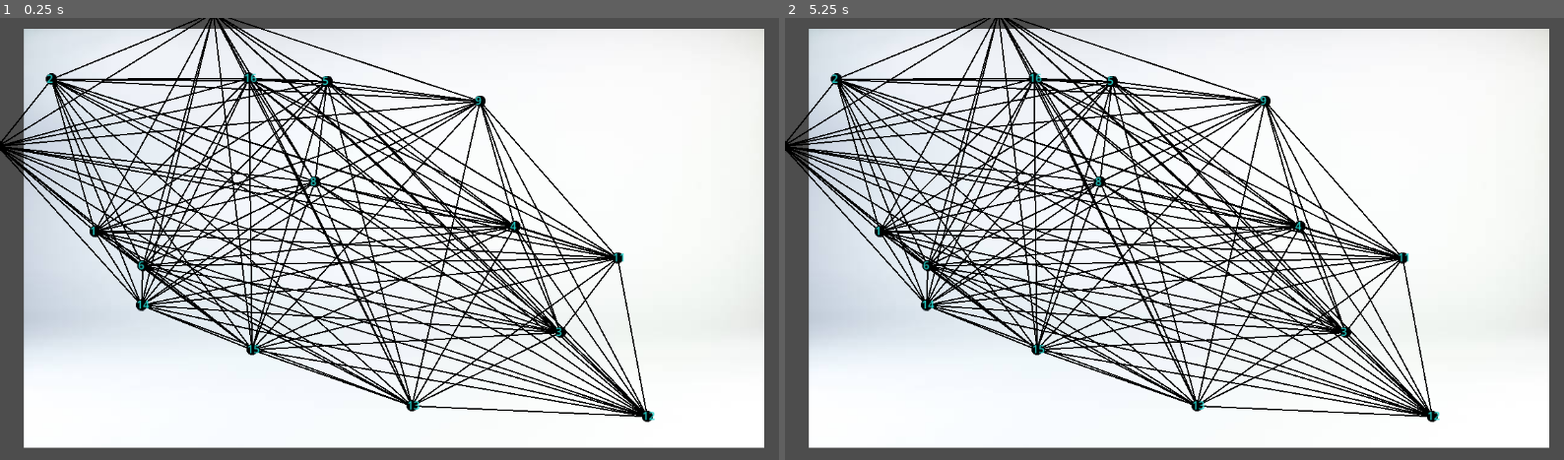
Above: before the commit, frames 1-2 (left to right).
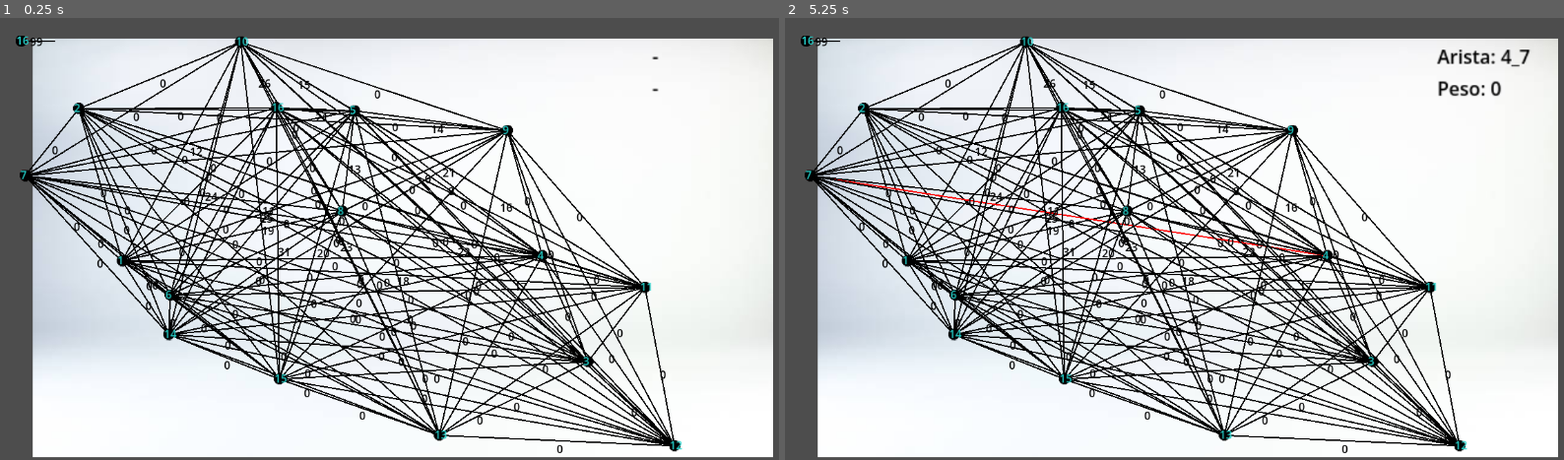
Above: after the commit, the same moments.

Repository: daviddiazm/grafos_en_godot
Game: Godot game, scene res://escenes/init.tscn
Same seed, same stepped clock (60 frames per second), same inputs: the game is played once before the commit and once after it.
Inputs (mouse positions are in pixels of both pictures, inside the frame that each line leads up to):
- Up to frame 1 (0.25 s): no input
- Up to frame 2 (5.25 s): tap Enter at 0.5, 2, 3.5 s; move the mouse to (1353, 216) at 0.52 s; tap Space at 1.25, 2.75, 4.25 s; move the mouse to (1018, 261) at 1.27 s; move the mouse to (1260, 141) at 2.02 s; move the mouse to (1135, 327) at 2.77 s; move the mouse to (1415, 305) at 3.52 s; move the mouse to (940, 172) at 4.27 s; move the mouse to (1221, 239) at 5.02 s

The runs differ from the first frame. In frame 1, 33% of the frame differs, in the area x 0-100%, y 0-100%; in frame 2, 34%.

Commit message:
falta busqueda y refactorizar

Diff:
--- a/escenes/arista.gd
+++ b/escenes/arista.gd
@@ -1,11 +1,46 @@
-extends Node2D
+extends Area2D
 class_name Arista
 
-# Called when the node enters the scene tree for the first time.
+signal mouse_enter_custom(arista: Arista)
+signal mouse_exit_custom(arista: Arista)
+
+@onready var line: Line2D = $Line2D
+@onready var collision: CollisionShape2D = $CollisionShape2D
+@onready var peso_label: Label = $peso
+
+var COLOR_NORMAL := Color.BLACK
+const COLOR_HOVER := Color.RED
+
+var id_arista: String = ""
+var peso_valor: int = 0
+
 func _ready() -> void:
-	pass # Replace with function body.
+	mouse_entered.connect(_on_mouse_entered)
+	mouse_exited.connect(_on_mouse_exited)
 
 
-# Called every frame. 'delta' is the elapsed time since the previous frame.
-func _process(delta: float) -> void:
-	pass
+func create_line(pos1: Vector2, pos2: Vector2, id: String, peso: int) -> void:
+	id_arista = id
+	peso_valor = peso
+	peso_label.text = str(peso)
+
+	var formaCollision = RectangleShape2D.new()
+	line.add_point(pos1)
+	line.add_point(pos2)
+	formaCollision.set_size(Vector2(pos1.distance_to(pos2), line.width))
+	collision.shape = formaCollision
+	collision.position = (pos1 + pos2) / 2
+	peso_label.position = (pos1 + pos2) / 2.0
+	collision.rotation = pos1.angle_to_point(pos2)
+
+func change_normal_color(color: String) ->void:
+	if color:
+		COLOR_NORMAL = color
+
+func _on_mouse_entered() -> void:
+	mouse_enter_custom.emit(self)
+	line.default_color = COLOR_HOVER
+
+func _on_mouse_exited() -> void:
+	mouse_exit_custom.emit(self)
+	line.default_color = COLOR_NORMAL
--- a/escenes/arista.tscn
+++ b/escenes/arista.tscn
@@ -1,8 +1,26 @@
 [gd_scene format=3 uid="uid://b7amjvgh8cse8"]
 
-[node name="Arista" type="Node2D" unique_id=446514048]
+[ext_resource type="Script" uid="uid://0pqhbt6nbx2q" path="res://escenes/arista.gd" id="1_tx3d0"]
+
+[sub_resource type="SegmentShape2D" id="SegmentShape2D_tx3d0"]
+b = Vector2(50, 0)
+
+[node name="Arista" type="Area2D" unique_id=1900144681]
+script = ExtResource("1_tx3d0")
 
 [node name="Line2D" type="Line2D" parent="." unique_id=1823689148]
 points = PackedVector2Array(0, 0, 50, 0)
 width = 2.0
 default_color = Color(0, 0, 0, 1)
+
+[node name="CollisionShape2D" type="CollisionShape2D" parent="." unique_id=950518382]
+shape = SubResource("SegmentShape2D_tx3d0")
+debug_color = Color(0.98852986, 0, 0.30617028, 0.41960785)
+
+[node name="peso" type="Label" parent="." unique_id=1754792468]
+modulate = Color(0, 0, 0, 1)
+offset_left = 13.0
+offset_top = -11.0
+offset_right = 46.0
+offset_bottom = 12.0
+text = "99"
--- a/escenes/graph_system.gd
+++ b/escenes/graph_system.gd
@@ -4,11 +4,19 @@
 @onready var vertice: Vertice = $"../Vertice"
 @onready var fondo: Sprite2D = $"../Sprite2D"
 @onready var arista: Arista = $"../Arista"
+@onready var label_id: Label = $"../VBoxContainer/IdArista"
+@onready var label_peso: Label = $"../VBoxContainer/Peso_f"
+#@onready var vertice: PackedScene
 
-#@onready var vertice: PackedScene
+func _ready() -> void:
+	arista.mouse_enter_custom.connect(_on_arista_mouse_enter_custom)
+	arista.mouse_exit_custom.connect(_on_arista_mouse_exit_custom)
+	label_id.text = "-"
+	label_peso.text = "-"
 
 var adjacency_list: Dictionary = {}
 var visual_vertices: Dictionary = {}
+var drawn_edges: Dictionary = {}
 
 func add_vertex(id: int) -> void:
 	if not adjacency_list.has(id):
@@ -23,7 +31,6 @@
 
 	if not v1 in adjacency_list[v2]:
 		adjacency_list[v2].append(v1)
-
 
 
 func generate_linear_graph(num_vertices: int) -> void:
@@ -57,7 +64,6 @@
 	impl_graph()
 
 
-
 func impl_graph() -> void:
 	var init := get_parent()
 	var spriteSize = fondo.texture.get_size() * fondo.scale
@@ -73,26 +79,51 @@
 		var laberlVertice = instancia.get_node("Label") as Label
 		laberlVertice.set_text(str(vertex_id))
 		visual_vertices[vertex_id] = instancia
-	var drawn_edges = []
 
 	for v1 in adjacency_list.keys():
 		for v2 in adjacency_list[v1]:
-
 			var min_v = min(v1, v2)
 			var max_v = max(v1, v2)
 			var edge_id = str(min_v) + "_" + str(max_v)
 
-			if not edge_id in drawn_edges:
-				drawn_edges.append(edge_id)
-				#print(drawn_edges)
-				_dibujar_linea(visual_vertices[v1].position, visual_vertices[v2].position)
+			if not edge_id in drawn_edges.keys():
+				#drawn_edges.append(edge_id)
+				drawn_edges[edge_id] = {min_v:{}, max_v:{}, arista: {}}
+				_dibujar_linea(visual_vertices[v1].position, visual_vertices[v2].position, edge_id)
+	# print(visual_vertices)
 
-func _dibujar_linea(pos1: Vector2, pos2: Vector2) -> void:
+func _dibujar_linea(pos1: Vector2, pos2: Vector2, edge_id: String) -> void:
 	var init := get_parent()
-	var nueva_arista = arista.get_node("Line2D").duplicate() as Line2D
-	nueva_arista.clear_points()
+	var nueva_arista = arista.duplicate() as Arista
+	init.add_child(nueva_arista)
 
-	nueva_arista.add_point(pos1)
-	nueva_arista.add_point(pos2)
+	var line = nueva_arista.get_node("Line2D") as Line2D
+	line.clear_points()
 
-	init.add_child(nueva_arista)
+	var peso = 0
+
+	var edge_split = edge_id.split("_")
+	var vector_edge_1 = int(edge_split[0])
+	var vector_edge_2 = int(edge_split[1])
+
+	#if vector_edge_1 % 5 == 0 and vector_edge_2 % 5 == 0:
+	if vector_edge_1 % 5 == 0:
+		peso = vector_edge_1 + vector_edge_2
+		#nueva_arista.change_normal_color("BLUE")
+		nueva_arista.COLOR_NORMAL = Color.GREEN
+
+
+	nueva_arista.create_line(pos1, pos2, edge_id, peso)
+
+	nueva_arista.mouse_enter_custom.connect(_on_arista_mouse_enter_custom)
+	nueva_arista.mouse_exit_custom.connect(_on_arista_mouse_exit_custom)
+
+
+func _on_arista_mouse_enter_custom(a: Arista) -> void:
+	label_id.text = "Arista: " + a.id_arista
+	label_peso.text = "Peso: " + str(a.peso_valor)
+
+
+func _on_arista_mouse_exit_custom(_a: Arista) -> void:
+	label_id.text = "-"
+	label_peso.text = "-"
--- a/escenes/init.tscn
+++ b/escenes/init.tscn
@@ -6,7 +6,6 @@
 [ext_resource type="PackedScene" uid="uid://dtleld6ktkoxi" path="res://escenes/vertice.tscn" id="3_21oup"]
 [ext_resource type="Script" uid="uid://bbttnqp4mnfcw" path="res://escenes/graph_system.gd" id="4_iic68"]
 [ext_resource type="PackedScene" uid="uid://b7amjvgh8cse8" path="res://escenes/arista.tscn" id="6_wnsga"]
-[ext_resource type="Script" uid="uid://0pqhbt6nbx2q" path="res://escenes/arista.gd" id="7_yoho1"]
 
 [sub_resource type="ShaderMaterial" id="ShaderMaterial_21oup"]
 shader = ExtResource("1_2vt4m")
@@ -17,12 +16,12 @@
 
 [node name="Sprite2D" type="Sprite2D" parent="." unique_id=249717302]
 material = SubResource("ShaderMaterial_21oup")
-position = Vector2(586.00006, 332.00003)
+position = Vector2(559.00006, 303)
 scale = Vector2(1.7712417, 1.3347827)
 texture = ExtResource("1_6afh4")
 
 [node name="Camera2D" type="Camera2D" parent="." unique_id=1483352768]
-position = Vector2(585, 333)
+position = Vector2(545, 290)
 
 [node name="GraphSystem" type="Node" parent="." unique_id=380066269]
 script = ExtResource("4_iic68")
@@ -30,4 +29,20 @@
 [node name="Vertice" parent="." unique_id=1817431897 instance=ExtResource("3_21oup")]
 
 [node name="Arista" parent="." unique_id=446514048 instance=ExtResource("6_wnsga")]
-script = ExtResource("7_yoho1")
+
+[node name="VBoxContainer" type="VBoxContainer" parent="." unique_id=501219948]
+offset_left = 924.0
+offset_top = 1.9999981
+offset_right = 993.87177
+offset_bottom = 52.0
+scale = Vector2(1.7223003, 1.7319757)
+
+[node name="IdArista" type="Label" parent="VBoxContainer" unique_id=651406516]
+modulate = Color(0, 0, 0, 1)
+layout_mode = 2
+text = "hola"
+
+[node name="Peso_f" type="Label" parent="VBoxContainer" unique_id=408582736]
+modulate = Color(0, 0, 0, 1)
+layout_mode = 2
+text = "99"
--- a/escenes/vertice.gd
+++ b/escenes/vertice.gd
@@ -8,5 +8,5 @@
 
 
 # Called every frame. 'delta' is the elapsed time since the previous frame.
-func _process(delta: float) -> void:
+func _process(_delta: float) -> void:
 	pass
